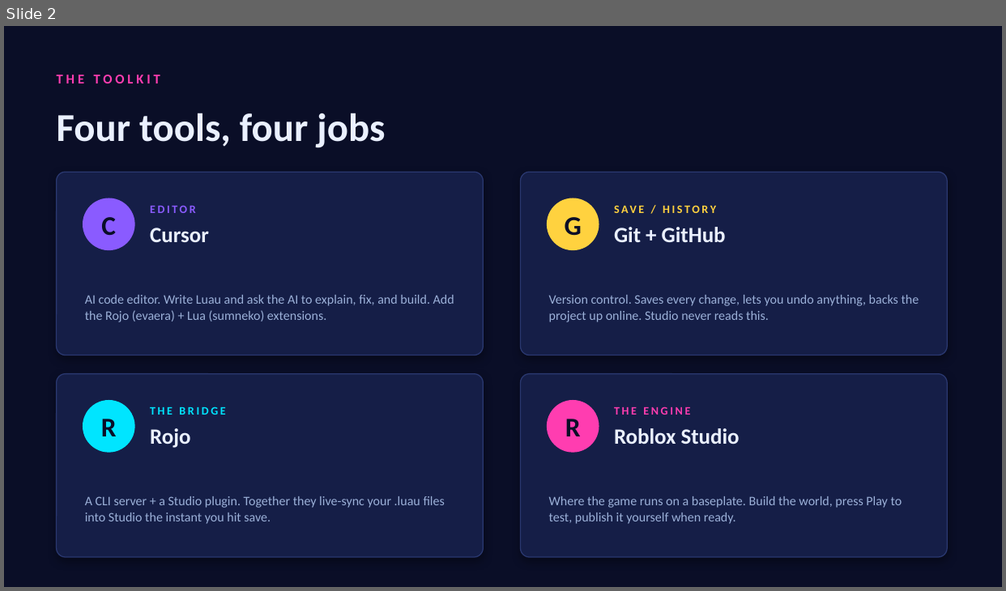
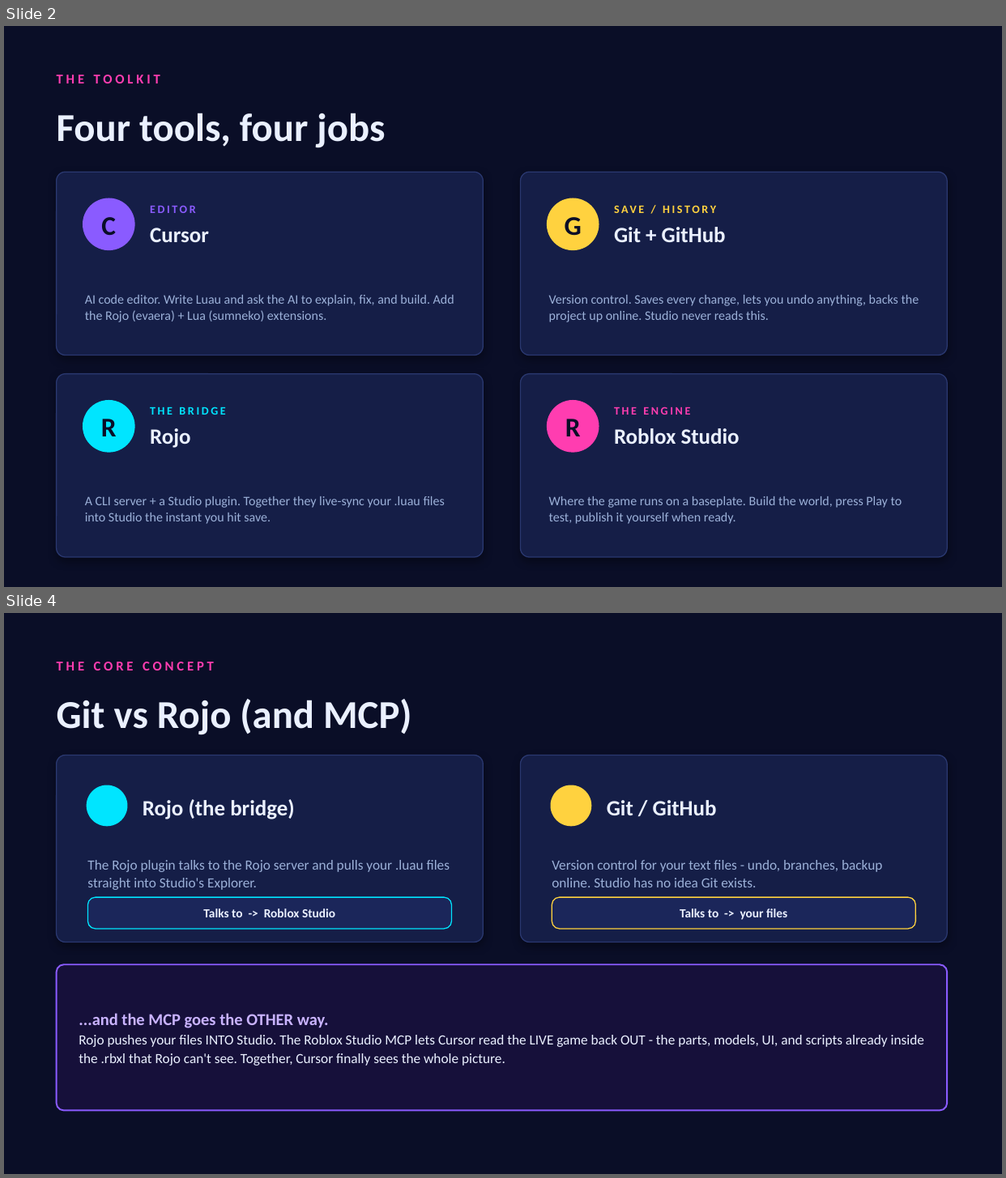
Before and after one commit to charlesb777/roblox_dev, a slide deck: Roblox-Dev-Rig-Setup.pptx. Shown one above the other, each under a label of ours: slide 2 before the commit, slides 2 and 4 after it; the slides between them are not shown. The pictures are 1006x591 and 1006x1178 pixels, drawn with LibreOffice and Linux fonts; fonts in the diff are those of the drawing. Boxes give left, top, right and bottom in pixels: in the first picture for what was removed or moved away, otherwise in the second. Text is boxed around its words. In the diff, an @@ line names an element or a change of style, - is before the commit and + after.

```diff
--- a/Roblox-Dev-Rig-Setup.pptx
+++ b/Roblox-Dev-Rig-Setup.pptx
@@ slide 4 added at [4, 613, 1002, 1174], background #0A0E27 @@
@@ text added at [57, 662, 214, 671], 13 pt, text #FF3DB0, bold @@
+THE CORE CONCEPT
@@ text added at [57, 699, 412, 735], 38 pt, text #EAF0FF, bold @@
+Git vs Rojo (and MCP)
@@ rounded rectangle added at [57, 756, 484, 943], fill #151E47, outline #2A3870 1 pt @@
@@ rounded rectangle added at [521, 756, 948, 943], fill #151E47, outline #2A3870 1 pt @@
@@ ellipse added at [87, 786, 127, 826], fill #00E5FF @@
@@ text added at [143, 799, 294, 820], 21 pt, text #EAF0FF, bold @@
+Rojo (the bridge)
@@ ellipse added at [551, 786, 592, 826], fill #FFD23F @@
@@ text added at [607, 800, 717, 815], 21 pt, text #EAF0FF, bold @@
+Git / GitHub
@@ text added at [87, 860, 450, 890], 13.5 pt, text #9BB0D8 @@
+The Rojo plugin talks to the Rojo server and pulls your .luau files straight into Studio's Explorer.
@@ text added at [552, 860, 882, 888], 13.5 pt, text #9BB0D8 @@
+Version control for your text files - undo, branches, backup online. Studio has no idea Git exists.
@@ rounded rectangle added at [88, 897, 452, 929], fill #1B265A, outline #00E5FF 1 pt @@
@@ rounded rectangle added at [552, 897, 916, 929], fill #1B265A, outline #FFD23F 1 pt @@
@@ text added at [203, 909, 335, 918], 12 pt, text #EAF0FF, bold @@
+Talks to -> Roblox Studio
@@ text added at [680, 909, 787, 920], 12 pt, text #EAF0FF, bold @@
+Talks to -> your files
@@ rounded rectangle added at [57, 965, 948, 1111], fill #16103A, outline #8A5BFF 1.5 pt @@
@@ text added at [79, 1013, 924, 1066], 13.5 pt, text #EAF0FF @@
+...and the MCP goes the OTHER way.
+Rojo pushes your files INTO Studio. The Roblox Studio MCP lets Cursor read the LIVE game back OUT - the parts, models, UI, and scripts already inside the .rbxl that Rojo can't see. Together, Cursor finally sees the whole picture.
```
Also in this commit, not shown: 6 slides changed, 2 other slides added, 2 slides removed, 11 other files.
